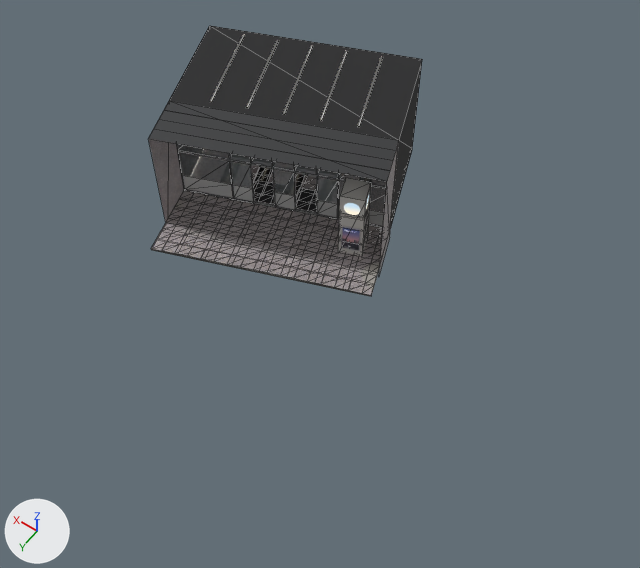
An edit to the glTF model web/data/shibuya/hero/skylobby.glb, drawn before and after from the same camera.
Before and after are seen from a 50 mm camera at (510.4, -1064.0, 45.6) aimed at (523.0, -1081.7, 17.8). Arrows for +X, +Y and +Z are at lower left; the lights stay in place. The first picture is the older version. Mesh edges are drawn as thin lines on the coarser meshes. Vertices at exactly the same position are counted once.

The older version as bpy lines, for what is in view:
```python
me_skylobby_ground_tile = bpy.data.meshes.new('skylobby_ground_tile')
me_skylobby_ground_tile.from_pydata(...)  # 476 vertices, 238 faces; spans x -6.36..4.4, y -1.25..6.27, z 0.0..0.54
me_skylobby_ground_tile.materials.append(mat_ground_tile)
me_skylobby_ground_tile_joint = bpy.data.meshes.new('skylobby_ground_tile_joint')
me_skylobby_ground_tile_joint.from_pydata(...)  # 69 vertices, 102 faces; spans x -6.36..4.4, y -1.25..6.27, z 0.0..0.51
me_skylobby_ground_tile_joint.materials.append(mat_ground_tile_joint)  # grey #a29e97
me_skylobby_room_reveal = bpy.data.meshes.new('skylobby_room_reveal')
me_skylobby_room_reveal.from_pydata(...)  # 84 vertices, 68 faces; spans x -5.49..6.37, y -6.28..4.04, z 0.0..5.49
me_skylobby_room_reveal.materials.append(mat_room_reveal)  # black #0d0d0d
ob_skylobby_ground_tile = bpy.data.objects.new('skylobby_ground_tile', me_skylobby_ground_tile)
ob_skylobby_ground_tile.location = (528.26, -1086.55, 15.25)
ob_skylobby_ground_tile_joint = bpy.data.objects.new('skylobby_ground_tile_joint', me_skylobby_ground_tile_joint)
ob_skylobby_ground_tile_joint.location = (528.26, -1086.55, 15.25)
ob_skylobby_room_reveal = bpy.data.objects.new('skylobby_room_reveal', me_skylobby_room_reveal)
ob_skylobby_room_reveal.location = (528.26, -1086.55, 15.25)
# also in view: 'skylobby_room_mat' at (528.3, -1086.7, 15.3); 'skylobby_glass_frit' at (528.0, -1086.0, 15.8); 'skylobby_room_ceiling' at (529.0, -1088.5, 20.7); 'skylobby_glass_front' at (528.0, -1086.0, 18.0); 'skylobby_metal_frame' at (528.0, -1086.0, 18.0)
```
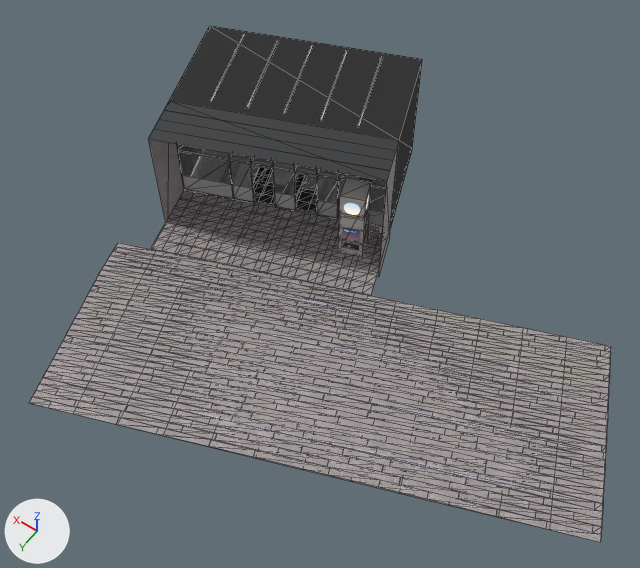
The change, as a list of edits to the scene's bpy script:
```text
Add mat_ground_plank_pale:
    mat_ground_plank_pale = bpy.data.materials.new('ground_plank_pale')
    # uses the picture img_granite005a_1k_jpg_color
    # uses the picture img_granite005a_1k_jpg_normalgl
Add mat_ground_plank_dark:
    mat_ground_plank_dark = bpy.data.materials.new('ground_plank_dark')
    # uses the picture img_granite005a_1k_jpg_color
    # uses the picture img_granite005a_1k_jpg_normalgl
Add mat_ground_plank:
    mat_ground_plank = bpy.data.materials.new('ground_plank')
    # uses the picture img_granite005a_1k_jpg_color
    # uses the picture img_granite005a_1k_jpg_normalgl
Add mat_glow_strip:
    mat_glow_strip = principled_material('glow_strip')
    mat_glow_strip.base_color = (0.8, 0.82, 0.95)  # white #e7eaf9
    mat_glow_strip.roughness = 0.6
    mat_glow_strip.emission_color = (0.62, 0.66, 1.0)  # blue #ced4ff
    mat_glow_strip.emission_strength = 1.4
Change me_skylobby_ground_tile_joint:
    used by ob_skylobby_ground_tile_joint; location = (528.26, -1086.55, 15.25)
    remove me_skylobby_ground_tile_joint.from_pydata(...)  # 69 vertices, 102 faces; spans x -6.36..4.4, y -1.25..6.27, z 0.0..0.51
    add me_skylobby_ground_tile_joint.from_pydata(...)  # 459 vertices, 798 faces; spans x -18.88..4.4, y -1.25..14.94, z 0.0..0.96
    me_skylobby_ground_tile_joint part 1: a new loose piece of 390 vertices spanning x -18.88..4.31, y -1.0..14.94, z 0.12..0.96, in mat_ground_tile_joint (grey #a29e97)
    other edits to the shape of me_skylobby_ground_tile_joint do not show in these pictures
Add me_skylobby_ground_plank_pale:
    me_skylobby_ground_plank_pale.from_pydata(...)  # 328 vertices, 164 faces; spans x -18.5..4.3, y -0.7..14.7, z 0.1..0.9
    me_skylobby_ground_plank_pale.materials.append(mat_ground_plank_pale)
Add me_skylobby_ground_plank_dark:
    me_skylobby_ground_plank_dark.from_pydata(...)  # 328 vertices, 164 faces; spans x -18.7..4.0, y -0.9..14.6, z 0.1..0.9
    me_skylobby_ground_plank_dark.materials.append(mat_ground_plank_dark)
Add me_skylobby_ground_plank:
    me_skylobby_ground_plank.from_pydata(...)  # 636 vertices, 318 faces; spans x -18.9..4.2, y -1.0..14.9, z 0.1..1.0
    me_skylobby_ground_plank.materials.append(mat_ground_plank)
Add me_skylobby_glow_strip:
    me_skylobby_glow_strip.from_pydata(...)  # 72 vertices, 64 faces; spans x -17.5..2.9, y 0.5..13.5, z 0.6..0.8
    me_skylobby_glow_strip.materials.append(mat_glow_strip)  # white #e7eaf9, glowing blue #ced4ff
Add ob_skylobby_ground_plank_pale:
    ob_skylobby_ground_plank_pale = bpy.data.objects.new('skylobby_ground_plank_pale', me_skylobby_ground_plank_pale)
    ob_skylobby_ground_plank_pale.location = (528.26, -1086.55, 15.25)
Add ob_skylobby_ground_plank_dark:
    ob_skylobby_ground_plank_dark = bpy.data.objects.new('skylobby_ground_plank_dark', me_skylobby_ground_plank_dark)
    ob_skylobby_ground_plank_dark.location = (528.26, -1086.55, 15.25)
Add ob_skylobby_ground_plank:
    ob_skylobby_ground_plank = bpy.data.objects.new('skylobby_ground_plank', me_skylobby_ground_plank)
    ob_skylobby_ground_plank.location = (528.26, -1086.55, 15.25)
Add ob_skylobby_glow_strip:
    ob_skylobby_glow_strip = bpy.data.objects.new('skylobby_glow_strip', me_skylobby_glow_strip)
    ob_skylobby_glow_strip.location = (528.26, -1086.55, 15.25)
```

Pixel boxes [x1, y1, x2, y2] of what changed, in the pictures (640 x 568 px):
'skylobby_ground_plank', added: after [29, 247, 611, 542]
'skylobby_ground_plank_pale', added: after [33, 243, 611, 532]
'skylobby_ground_plank_dark', added: after [40, 256, 610, 527]
'skylobby_ground_tile_joint', reshaped (152% wider, 234% taller): before [151, 193, 381, 296]; after [30, 194, 611, 540]
'skylobby_glow_strip', added: after [124, 289, 587, 500]
part 1 of me_skylobby_ground_tile_joint, added: after [30, 247, 611, 540]
